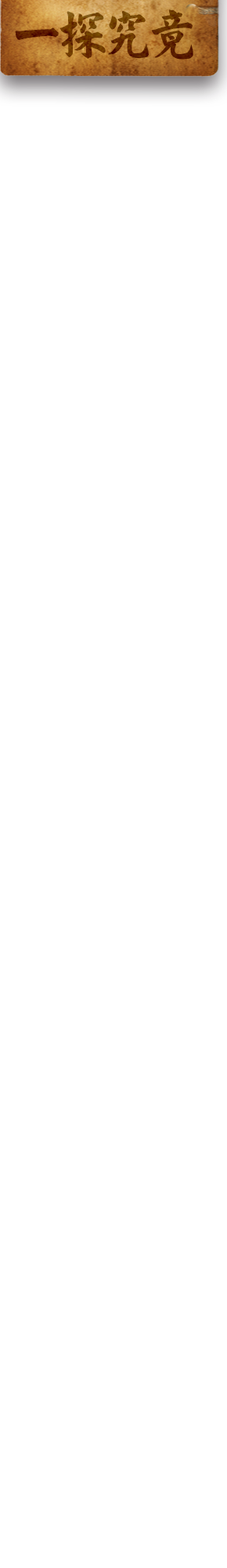
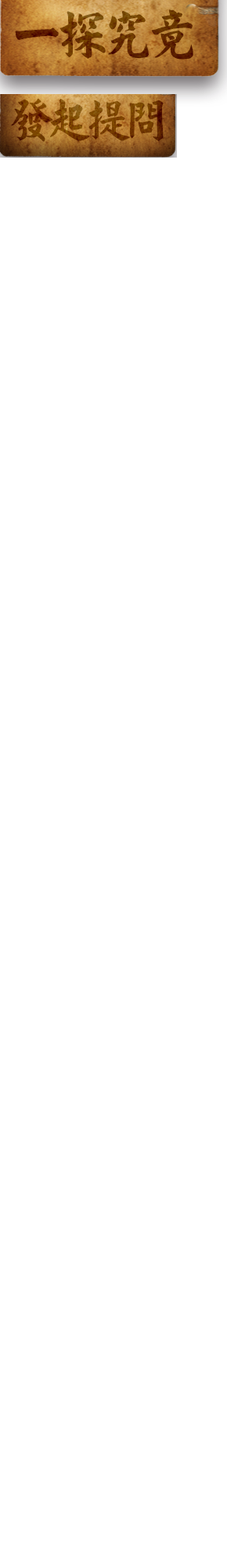
The second 227 × 1568 image is a revision of the first. Changes to its layers:
added layer "图层 2" above "图层 1" over [0, 94, 178, 158]
